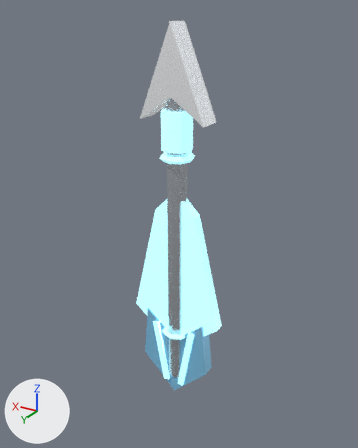
Two versions of the glTF model public/assets/harthmere/glb/projectiles/quick_shot.glb, one commit apart.
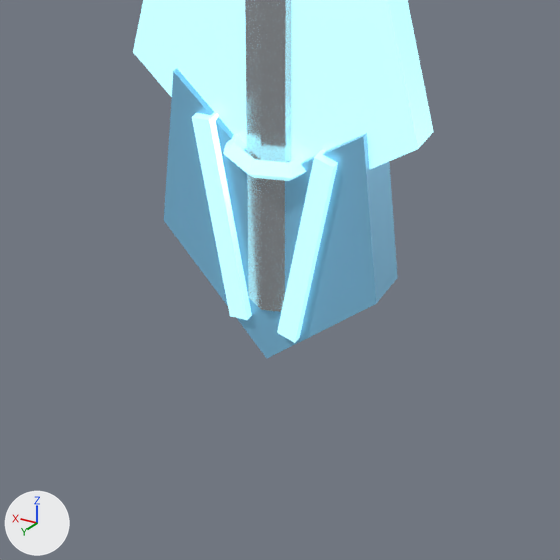
Each version is shown whole from a 50 mm lens placed at (-0.834, 1.379, 0.766), pointed at (0.019, -0.043, 0.055), then close up on the part from 28% to 72% of the width and 64% to 100% of the height. The axes (+X, +Y, +Z) are drawn at lower left. The lights are the same throughout. The last two pictures show the newer version. Where no turn or scale is listed for an object, it has been applied to the vertices.

Objects in the first close-up: 'Binding_0.001', 'FletchingRib_-1.001', 'FletchingRib_1.001', 'Fletching_-1.001', 'Fletching_1.001', 'Shaft.001', 'WindVane_-1', 'WindVane_1'.
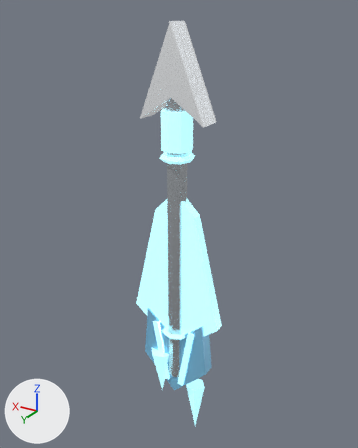
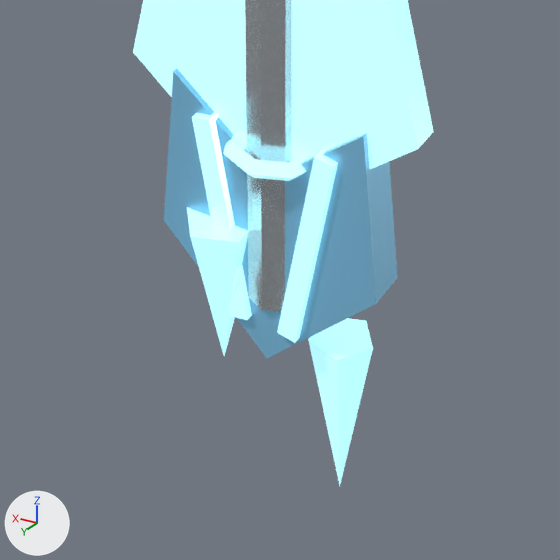
Pixel boxes [x1, y1, x2, y2] of what changed, in the close-ups (560 x 560 px):
```json
{"object": "QuickWake_1", "change": "added", "after": [308, 318, 373, 486], "on screen": "cyan"}
{"object": "QuickWake_0", "change": "added", "after": [187, 207, 249, 356], "on screen": "cyan"}
```

Scene script edits in JSON lines:
```json
{"op": "add", "block": "me_cone_001", "code": ["me_cone_001 = bpy.data.meshes.new('Cone.001')", "me_cone_001.from_pydata(...)  # a 5-sided cone pointing to -z spanning x -0.04..0.033, y -0.038..0.037, z -0.114..0.114", "me_cone_001.materials.append(mat_premium_projectile_cyan)  # cyan #b3f5ff, glowing cyan #a2dee7"]}
{"op": "add", "block": "me_cone", "code": ["me_cone = bpy.data.meshes.new('Cone')", "me_cone.from_pydata(...)  # a 5-sided cone pointing to -z spanning x -0.039..0.047, y -0.044..0.045, z -0.1..0.1", "me_cone.materials.append(mat_premium_projectile_cyan)  # cyan #b3f5ff, glowing cyan #a2dee7"]}
{"op": "add", "block": "ob_quickwake_1", "code": ["ob_quickwake_1 = bpy.data.objects.new('QuickWake_1', me_cone_001)", "ob_quickwake_1.location = (-0.071, -0.026, -0.74)"]}
{"op": "add", "block": "ob_quickwake_0", "code": ["ob_quickwake_0 = bpy.data.objects.new('QuickWake_0', me_cone)", "ob_quickwake_0.location = (0.061, 0.022, -0.58)"]}
```
